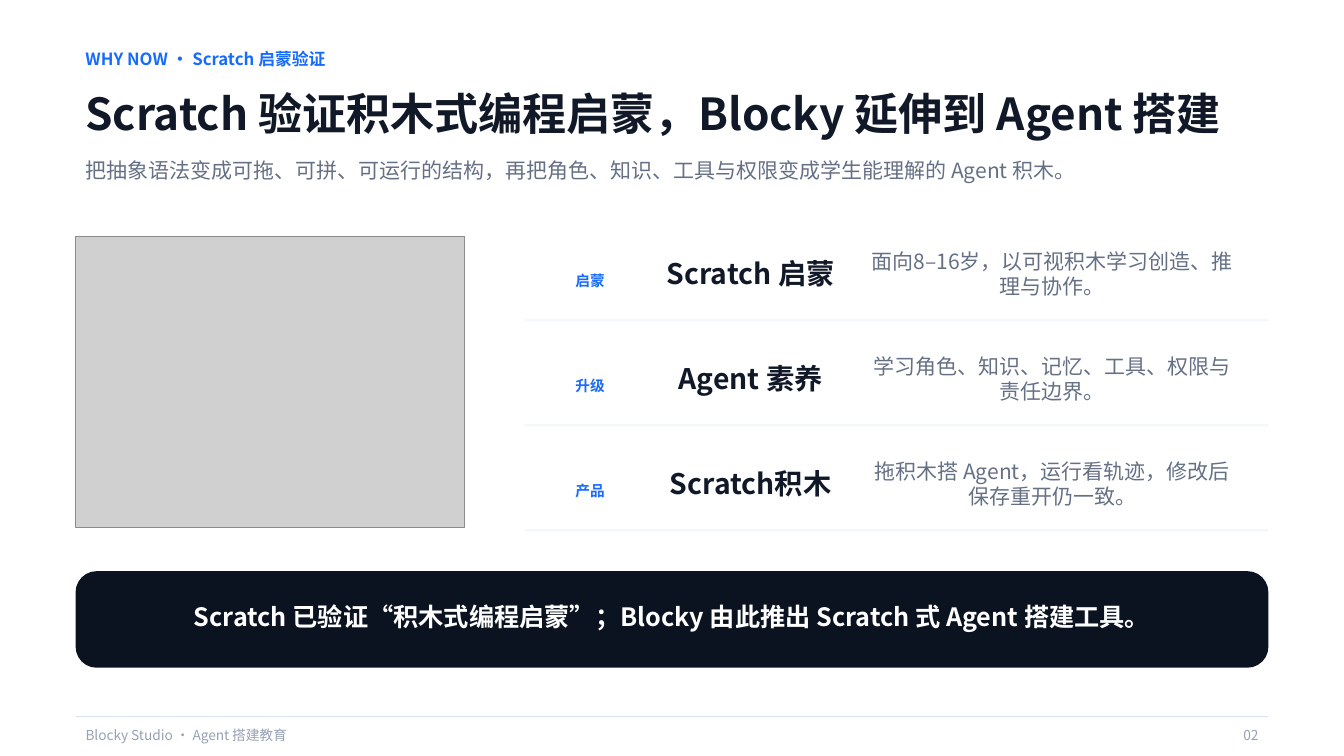
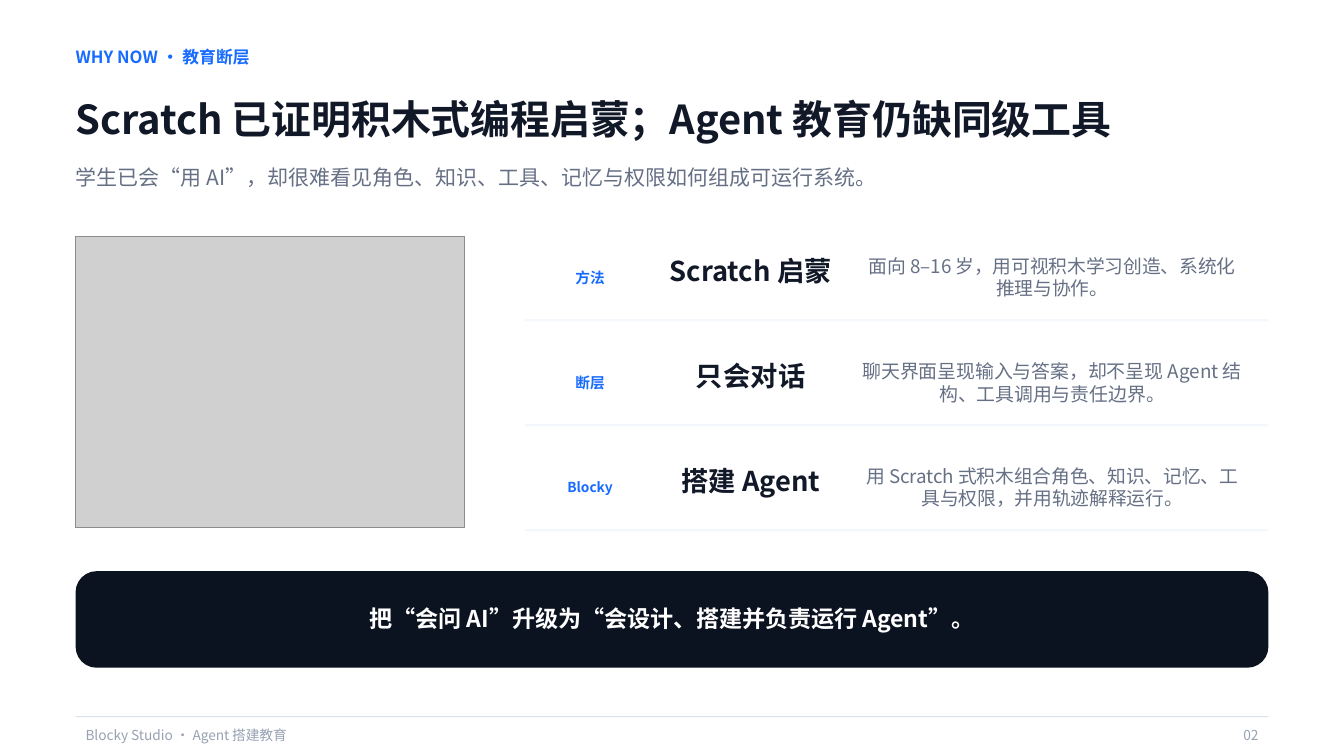
Before and after one commit to q2955161835-debug/Blocky-AI, a slide deck: slide 2 of PPT与商业计划书/Blocky-Studio-息壤杯-AI+教育.pptx. Drawn at 1344x756 pixels with LibreOffice and Linux fonts; fonts in the diff are those of the drawing; grey boxes stand for pictures. Boxes give left, top, right and bottom in pixels: in the first picture for what was removed or moved away, otherwise in the second. Text is boxed around its words. In the diff, an @@ line names an element or a change of style, - is before the commit and + after.

```diff
--- a/PPT与商业计划书/Blocky-Studio-息壤杯-AI+教育.pptx
+++ b/PPT与商业计划书/Blocky-Studio-息壤杯-AI+教育.pptx
@@ text at [76,48,249,65]: text changed @@
-WHY NOW · Scratch 启蒙验证
+WHY NOW · 教育断层
@@ text at [76,99,1112,144]: text changed; size 31.5 to 28.5 pt @@
-Scratch 验证积木式编程启蒙，Blocky 延伸到 Agent 搭建
+Scratch 已证明积木式编程启蒙；Agent 教育仍缺同级工具
@@ text at [76,167,876,187]: text changed @@
-把抽象语法变成可拖、可拼、可运行的结构，再把角色、知识、工具与权限变成学生能理解的 Agent 积木。
+学生已会“用 AI”，却很难看见角色、知识、工具、记忆与权限如何组成可运行系统。
@@ text "Scratch 启蒙" at [670,257,832,284]: size 20.2 to 19.5 pt; vertical alignment top to middle @@
@@ text at [869,257,1236,297]: text changed; size 15 to 13.3 pt @@
-面向8–16岁，以可视积木学习创造、推理与协作。
+面向 8–16 岁，用可视积木学习创造、系统化推理与协作。
@@ text at [575,270,604,284]: text changed @@
-启蒙
+方法
@@ text at [575,373,604,392]: text changed @@
-升级
+断层
@@ text at [696,362,805,389]: text changed; size 20.2 to 19.5 pt @@
-Agent 素养
+只会对话
@@ text at [863,362,1242,403]: text changed; size 15 to 13.5 pt @@
-学习角色、知识、记忆、工具、权限与责任边界。
+聊天界面呈现输入与答案，却不呈现 Agent 结构、工具调用与责任边界。
@@ text at [681,468,820,498]: text changed; size 20.2 to 19.5 pt @@
-Scratch积木
+搭建 Agent
@@ text at [866,467,1238,507]: text changed; size 15 to 13.3 pt @@
-拖积木搭 Agent，运行看轨迹，修改后保存重开仍一致。
+用 Scratch 式积木组合角色、知识、记忆、工具与权限，并用轨迹解释运行。
@@ text at [567,481,612,495]: text changed; size 10.5 to 9.8 pt @@
-产品
+Blocky
@@ vertical alignment top to middle in 12 elements at [869,257,1236,297], [76,99,1112,144], [863,362,1242,403], [76,167,876,187], [76,48,249,65], [575,270,604,284], [575,373,604,392], [696,362,805,389], [567,481,612,495], [681,468,820,498], [866,467,1238,507], [369,607,975,633] @@
@@ text at [369,607,975,633]: text changed; size 18 to 16.5 pt @@
-Scratch 已验证“积木式编程启蒙”；Blocky 由此推出 Scratch 式 Agent 搭建工具。
+把“会问 AI”升级为“会设计、搭建并负责运行 Agent”。
```
Also in this commit, not shown: 13 other slides changed, 1 other file.
